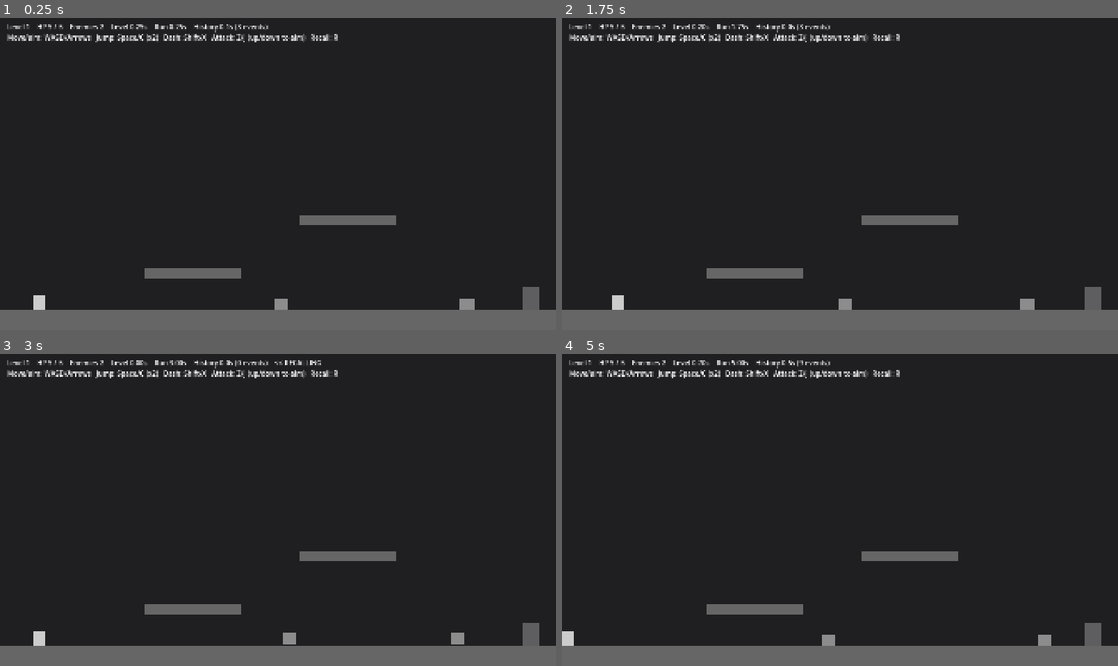
Above: before the commit, frames 1-4 (two rows, left to right).
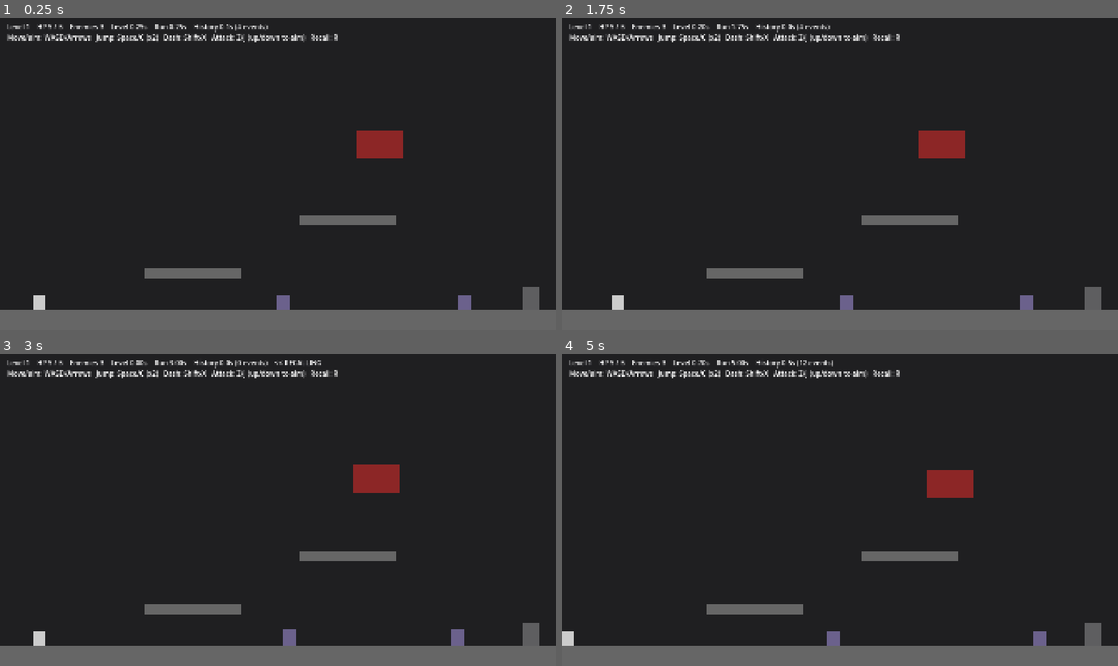
Above: after the commit, the same moments.

Repository: jmy0713/CreativeJam26
Game: Godot game, scene res://scenes/levels/level_1.tscn
Two runs of this game, one before a commit and one after it. Both use one fixed random seed, a clock stepped at 60 frames per second and the inputs below.
Inputs:
- Up to frame 1 (0.25 s): no input
- Up to frame 2 (1.75 s): hold D (move_right) from 0.53 s (still down); tap Z (attack) at 0.6, 1.55 s; tap Space (jump) at 0.77, 1.52 s; tap R (recall) at 0.8, 1.35 s
- Up to frame 3 (3 s): release D (move_right) at 2.03 s; hold A (move_left) 2.03-2.78 s; tap Z (attack) at 2.1 s; tap R (recall) at 2.3 s; hold D (move_right) from 2.78 s (still down); tap Shift (dash) at 2.85 s
- Up to frame 4 (5 s): tap Space (jump) at 3.02, 3.77, 4.52 s; tap Z (attack) at 3.05, 4.35 s; tap R (recall) at 3.6 s; release D (move_right) at 4.28 s; hold A (move_left) from 4.28 s (still down)

The runs differ from the first frame. In frame 1, 1.0% of the frame differs, in the area x 18-86%, y 2-94%; in frame 2, 1.0%; in frame 3, 1.0%; in frame 4, 1.1%, in the area x 18-88%, y 2-94%.

Commit message:
added knights and dragons

Diff:
--- /dev/null
+++ b/scenes/enemies/dragon.tscn
@@ -0,0 +1,38 @@
+[gd_scene format=3]
+
+[ext_resource type="Script" path="res://scripts/enemies/dragon.gd" id="1_dragon"]
+[ext_resource type="PackedScene" path="res://scenes/enemies/fireball.tscn" id="2_fireball"]
+
+[sub_resource type="RectangleShape2D" id="RectangleShape2D_dragon"]
+size = Vector2(96, 60)
+
+[node name="Dragon" type="CharacterBody2D"]
+collision_layer = 4
+collision_mask = 0
+script = ExtResource("1_dragon")
+max_health = 8
+contact_damage = 2
+knockback_speed = 160.0
+hit_stun_time = 0.2
+fireball_scene = ExtResource("2_fireball")
+
+[node name="CollisionShape2D" type="CollisionShape2D" parent="."]
+shape = SubResource("RectangleShape2D_dragon")
+
+[node name="Body" type="ColorRect" parent="."]
+offset_left = -48.0
+offset_top = -30.0
+offset_right = 48.0
+offset_bottom = 30.0
+mouse_filter = 2
+color = Color(0.55, 0.15, 0.15, 1)
+
+[node name="Glow" type="ColorRect" parent="."]
+position = Vector2(26, 0)
+offset_left = -8.0
+offset_top = -6.0
+offset_right = 8.0
+offset_bottom = 6.0
+mouse_filter = 2
+color = Color(1, 0.7, 0.1, 1)
+visible = false
--- /dev/null
+++ b/scenes/enemies/fireball.tscn
@@ -0,0 +1,24 @@
+[gd_scene format=3]
+
+[ext_resource type="Script" path="res://scripts/enemies/fireball.gd" id="1_fireball"]
+
+[sub_resource type="CircleShape2D" id="CircleShape2D_fireball"]
+radius = 8.0
+
+[node name="Fireball" type="Area2D"]
+collision_layer = 0
+collision_mask = 3
+script = ExtResource("1_fireball")
+
+[node name="CollisionShape2D" type="CollisionShape2D" parent="."]
+shape = SubResource("CircleShape2D_fireball")
+
+[node name="Body" type="ColorRect" parent="."]
+offset_left = -8.0
+offset_top = -8.0
+offset_right = 8.0
+offset_bottom = 8.0
+mouse_filter = 2
+color = Color(1, 0.45, 0.1, 1)
+
+[node name="LifeTimer" type="Timer" parent="."]
--- /dev/null
+++ b/scenes/enemies/knight.tscn
@@ -0,0 +1,58 @@
+[gd_scene format=3]
+
+[ext_resource type="Script" path="res://scripts/enemies/knight.gd" id="1_knight"]
+
+[sub_resource type="RectangleShape2D" id="RectangleShape2D_knight"]
+size = Vector2(28, 34)
+
+[sub_resource type="RectangleShape2D" id="RectangleShape2D_sword"]
+size = Vector2(46, 20)
+
+[node name="Knight" type="CharacterBody2D"]
+collision_layer = 4
+script = ExtResource("1_knight")
+speed = 55.0
+max_health = 4
+contact_damage = 1
+knockback_speed = 220.0
+
+[node name="CollisionShape2D" type="CollisionShape2D" parent="."]
+shape = SubResource("RectangleShape2D_knight")
+
+[node name="Body" type="ColorRect" parent="."]
+offset_left = -14.0
+offset_top = -17.0
+offset_right = 14.0
+offset_bottom = 17.0
+mouse_filter = 2
+color = Color(0.42, 0.38, 0.55, 1)
+
+[node name="LedgeCheck" type="RayCast2D" parent="."]
+position = Vector2(14, 0)
+target_position = Vector2(0, 20)
+
+[node name="ShieldVisual" type="ColorRect" parent="."]
+position = Vector2(16, 0)
+offset_left = -4.0
+offset_top = -18.0
+offset_right = 4.0
+offset_bottom = 18.0
+mouse_filter = 2
+color = Color(0.55, 0.65, 0.9, 1)
+
+[node name="SwordArea" type="Area2D" parent="."]
+position = Vector2(38, 0)
+collision_layer = 0
+collision_mask = 2
+
+[node name="CollisionShape2D" type="CollisionShape2D" parent="SwordArea"]
+shape = SubResource("RectangleShape2D_sword")
+
+[node name="SwordVisual" type="ColorRect" parent="SwordArea"]
+offset_left = -23.0
+offset_top = -10.0
+offset_right = 23.0
+offset_bottom = 10.0
+mouse_filter = 2
+color = Color(1, 0.9, 0.3, 0.9)
+visible = false
--- a/scenes/levels/level_1.tscn
+++ b/scenes/levels/level_1.tscn
@@ -3,7 +3,8 @@
 [ext_resource type="Script" path="res://scripts/level.gd" id="1_level"]
 [ext_resource type="PackedScene" path="res://scenes/platform.tscn" id="2_platform"]
 [ext_resource type="PackedScene" path="res://scenes/player.tscn" id="3_player"]
-[ext_resource type="PackedScene" path="res://scenes/enemies/walker.tscn" id="4_walker"]
+[ext_resource type="PackedScene" path="res://scenes/enemies/knight.tscn" id="6_knight"]
+[ext_resource type="PackedScene" path="res://scenes/enemies/dragon.tscn" id="7_dragon"]
 [ext_resource type="PackedScene" path="res://scenes/level_exit.tscn" id="5_exit"]
 
 [node name="Level1" type="Node2D"]
@@ -41,12 +42,15 @@
 
 [node name="Enemies" type="Node2D" parent="."]
 
-[node name="Walker1" parent="Enemies" instance=ExtResource("4_walker")]
+[node name="Knight1" parent="Enemies" instance=ExtResource("6_knight")]
 position = Vector2(600, 590)
 
-[node name="Walker2" parent="Enemies" instance=ExtResource("4_walker")]
+[node name="Knight2" parent="Enemies" instance=ExtResource("6_knight")]
 position = Vector2(950, 590)
 start_direction = 1
 
+[node name="Dragon1" parent="Enemies" instance=ExtResource("7_dragon")]
+position = Vector2(780, 260)
+
 [node name="LevelExit" parent="." instance=ExtResource("5_exit")]
 position = Vector2(1100, 584)
--- /dev/null
+++ b/scripts/enemies/dragon.gd
@@ -0,0 +1,126 @@
+class_name Dragon
+extends Enemy
+## Big flying enemy. Hovers at a set altitude with a gentle bob, drifts
+## toward the player's x position when they're close, and periodically
+## breathes a Fireball at them after a short telegraph.
+##
+## Ignores gravity and world collision (collision_mask should be 0 in the
+## scene) — it flies wherever the script tells it to, regardless of platforms.
+
+const NEVER := GameManager.NEVER
+
+@export_group("Flight")
+@export var patrol_speed := 40.0
+## How far from its spawn x it will drift while chasing or idling.
+@export var patrol_width := 200.0
+@export var chase_range := 420.0
+@export var bob_height := 14.0
+@export var bob_speed := 1.2
+
+@export_group("Fire Breath")
+@export var fireball_scene: PackedScene
+@export var fire_range := 380.0
+@export var fire_interval := 2.4
+@export var fire_windup := 0.5
+@export var fireball_speed := 260.0
+@export var fireball_damage := 1
+
+var direction := 1
+var fire_start_tick := NEVER
+var last_fire_tick := NEVER
+
+var _origin_x := 0.0
+var _base_altitude := 0.0
+
+@onready var glow: ColorRect = $Glow
+
+
+func _ready() -> void:
+	super()
+	_origin_x = global_position.x
+	_base_altitude = global_position.y
+
+
+func _physics_process(delta: float) -> void:
+	if is_stunned():
+		velocity = velocity.move_toward(Vector2.ZERO, 900.0 * delta)
+	else:
+		_behave(delta)
+		_update_fire_breath()
+	move_and_slide()
+	# Hover bob is purely cosmetic; drive it directly rather than via velocity.
+	global_position.y = _base_altitude + sin(GameManager.level_time_seconds() * bob_speed) * bob_height
+	_update_visuals()
+
+
+func _behave(delta: float) -> void:
+	var player := GameManager.player
+	var has_target := player != null and player.health > 0 \
+		and absf(player.global_position.x - global_position.x) <= chase_range
+
+	var desired_x: float
+	if has_target:
+		desired_x = clampf(player.global_position.x, _origin_x - patrol_width, _origin_x + patrol_width)
+		direction = 1 if player.global_position.x >= global_position.x else -1
+	else:
+		desired_x = _origin_x + sin(GameManager.level_time_seconds() * bob_speed * 0.4) * patrol_width
+
+	var dx := desired_x - global_position.x
+	if absf(dx) < 4.0:
+		velocity.x = move_toward(velocity.x, 0.0, 400.0 * delta)
+	else:
+		velocity.x = move_toward(velocity.x, signf(dx) * patrol_speed, 400.0 * delta)
+
+
+func is_winding_up() -> bool:
+	return fire_start_tick != NEVER
+
+
+func on_recall_finished() -> void:
+	super()
+	var now := GameManager.timeline_tick
+	if fire_start_tick > now:
+		fire_start_tick = NEVER
+	if last_fire_tick > now:
+		last_fire_tick = NEVER
+
+
+# --- Internals ----------------------------------------------------------
+
+func _update_fire_breath() -> void:
+	var player := GameManager.player
+	if player == null or player.health <= 0 or not alive:
+		fire_start_tick = NEVER
+		return
+
+	if fire_start_tick == NEVER:
+		var dist := global_position.distance_to(player.global_position)
+		if dist <= fire_range and GameManager.ticks_since(last_fire_tick) >= _ticks(fire_interval):
+			fire_start_tick = GameManager.timeline_tick
+	elif GameManager.ticks_since(fire_start_tick) >= _ticks(fire_windup):
+		_breathe_fire(player)
+		last_fire_tick = GameManager.timeline_tick
+		fire_start_tick = NEVER
+
+
+func _breathe_fire(player: Player) -> void:
+	if fireball_scene == null:
+		return
+	var fireball := fireball_scene.instantiate() as Fireball
+	if fireball == null:
+		return
+	get_parent().add_child(fireball)
+	fireball.speed = fireball_speed
+	fireball.damage = fireball_damage
+	fireball.launch(global_position, player.global_position)
+
+
+func _update_visuals() -> void:
+	super()
+	if glow:
+		glow.visible = is_winding_up()
+		glow.position.x = 26.0 * direction
+
+
+func _ticks(seconds: float) -> int:
+	return GameManager.seconds_to_ticks(seconds)
--- /dev/null
+++ b/scripts/enemies/fireball.gd
@@ -0,0 +1,43 @@
+class_name Fireball
+extends Area2D
+## Fire projectile spawned by Dragon.gd. Flies in a straight line, damages
+## the player on contact, and disappears when it hits the world or times out.
+##
+## Not a recordable: it simply freezes along with the rest of the level while
+## the level's process_mode is disabled during a recall, and resumes after.
+
+@export var speed := 260.0
+@export var damage := 1
+@export var lifetime := 4.0
+
+var direction := Vector2.RIGHT
+
+@onready var _life_timer: Timer = $LifeTimer
+
+
+func _ready() -> void:
+	_life_timer.wait_time = lifetime
+	_life_timer.one_shot = true
+	_life_timer.timeout.connect(queue_free)
+	_life_timer.start()
+	body_entered.connect(_on_body_entered)
+
+
+## Point the fireball from `from_position` toward `target_position` and place it.
+func launch(from_position: Vector2, target_position: Vector2) -> void:
+	global_position = from_position
+	direction = (target_position - from_position).normalized()
+	if direction == Vector2.ZERO:
+		direction = Vector2.RIGHT
+	rotation = direction.angle()
+
+
+func _physics_process(delta: float) -> void:
+	global_position += direction * speed * delta
+
+
+func _on_body_entered(body: Node) -> void:
+	var player := body as Player
+	if player and player.health > 0:
+		player.take_damage(damage, global_position)
+	queue_free()
--- /dev/null
+++ b/scripts/enemies/knight.gd
@@ -0,0 +1,148 @@
+class_name Knight
+extends Walker
+## Hollow Knight "shield fool" style enemy: patrols like a Walker, but when
+## the player is nearby it turns to face them and raises a shield that blocks
+## any hit landing on its front side. Periodically it lowers the shield to
+## swing its sword, dealing damage if the player is in reach; the swing
+## window is also its one vulnerable moment (front hits land normally).
+##
+## Facing/patrol direction is shared: `direction` (from Walker) is repurposed
+## as the shield-facing side while engaged.
+
+const NEVER := GameManager.NEVER
+
+@export_group("Combat")
+## How far away (and how much vertical offset) counts as "sees the player".
+@export var detection_range := 240.0
+@export var detection_height := 90.0
+## Stops closing the distance once this close, so the sword can reach.
+@export var attack_range := 46.0
+@export var approach_speed := 70.0
+@export var swing_windup := 0.35
+@export var swing_active := 0.15
+## Shield goes back up for at least this long after a swing before the next one.
+@export var swing_cooldown := 1.1
+@export var sword_damage := 1
+
+var engaged := false
+var attack_start_tick := NEVER
+var last_swing_end_tick := NEVER
+var _swing_hit_player := false
+
+@onready var sword_area: Area2D = $SwordArea
+@onready var sword_visual: ColorRect = $SwordArea/SwordVisual
+@onready var shield_visual: ColorRect = $ShieldVisual
+
+
+func _behave(delta: float) -> void:
+	var player := GameManager.player
+	engaged = player != null and player.health > 0 and _can_see(player)
+
+	if engaged:
+		var dx := player.global_position.x - global_position.x
+		direction = 1 if dx >= 0.0 else -1
+		if is_swinging():
+			velocity.x = move_toward(velocity.x, 0.0, 900.0 * delta)
+		elif absf(dx) > attack_range:
+			velocity.x = signf(dx) * approach_speed
+		else:
+			velocity.x = move_toward(velocity.x, 0.0, 900.0 * delta)
+		_update_attack(player)
+	else:
+		attack_start_tick = NEVER
+		_swing_hit_player = false
+		super(delta)
+
+	_position_combat_parts()
+	_update_combat_visuals()
+
+
+func is_swinging() -> bool:
+	return attack_start_tick != NEVER
+
+
+## True while the shield is up and would block a hit from the front.
+func shield_up() -> bool:
+	return engaged and not is_swinging()
+
+
+func take_hit(damage: int, from_position: Vector2) -> void:
+	if not alive:
+		return
+	if shield_up() and _is_frontal(from_position):
+		# Blocked: a brief clang stagger, but no damage and no death check.
+		last_hit_tick = GameManager.timeline_tick
+		return
+	super(damage, from_position)
+
+
+func on_recall_finished() -> void:
+	super()
+	var now := GameManager.timeline_tick
+	if attack_start_tick > now:
+		attack_start_tick = NEVER
+	if last_swing_end_tick > now:
+		last_swing_end_tick = NEVER
+	engaged = false
+	_swing_hit_player = false
+	_update_combat_visuals()
+
+
+# --- Internals ----------------------------------------------------------
+
+func _can_see(player: Player) -> bool:
+	var offset := player.global_position - global_position
+	return absf(offset.x) <= detection_range and absf(offset.y) <= detection_height
+
+
+func _is_frontal(from_position: Vector2) -> bool:
+	var side := signf(from_position.x - global_position.x)
+	return side == 0.0 or side == float(direction)
+
+
+func _is_windup() -> bool:
+	return is_swinging() and GameManager.ticks_since(attack_start_tick) < _ticks(swing_windup)
+
+
+func _is_active() -> bool:
+	if not is_swinging():
+		return false
+	var t := GameManager.ticks_since(attack_start_tick)
+	return t >= _ticks(swing_windup) and t < _ticks(swing_windup + swing_active)
+
+
+func _update_attack(player: Player) -> void:
+	if is_swinging():
+		if _is_active() and not _swing_hit_player:
+			for node in sword_area.get_overlapping_bodies():
+				if node == player:
+					player.take_damage(sword_damage, global_position)
+					_swing_hit_player = true
+					break
+		if GameManager.ticks_since(attack_start_tick) >= _ticks(swing_windup + swing_active):
+			attack_start_tick = NEVER
+			last_swing_end_tick = GameManager.timeline_tick
+		return
+
+	var in_reach := absf(player.global_position.x - global_position.x) <= attack_range + 12.0
+	if in_reach and GameManager.ticks_since(last_swing_end_tick) >= _ticks(swing_cooldown):
+		attack_start_tick = GameManager.timeline_tick
+		_swing_hit_player = false
+
+
+func _position_combat_parts() -> void:
+	sword_area.position.x = 38.0 * direction
+	shield_visual.position.x = 16.0 * direction
+
+
+func _update_combat_visuals() -> void:
+	shield_visual.visible = shield_up()
+	sword_visual.visible = is_swinging()
+	if _is_windup():
+		sword_visual.color = Color(1, 0.6, 0.2, 0.6)
+	elif _is_active():
+		sword_visual.color = Color(1, 0.9, 0.3, 0.9)
+
+
+func _ticks(seconds: float) -> int:
+	return GameManager.seconds_to_ticks(seconds)
